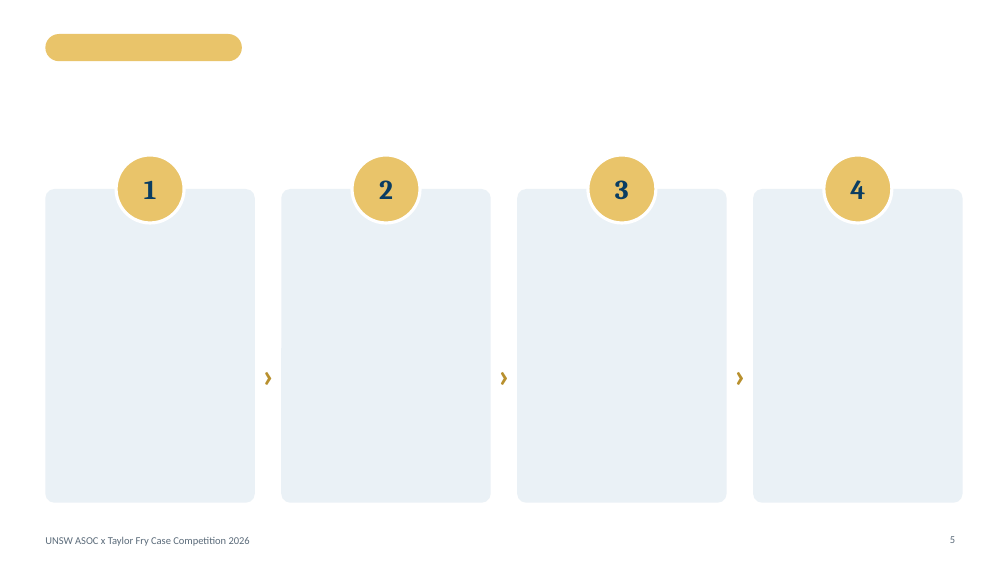
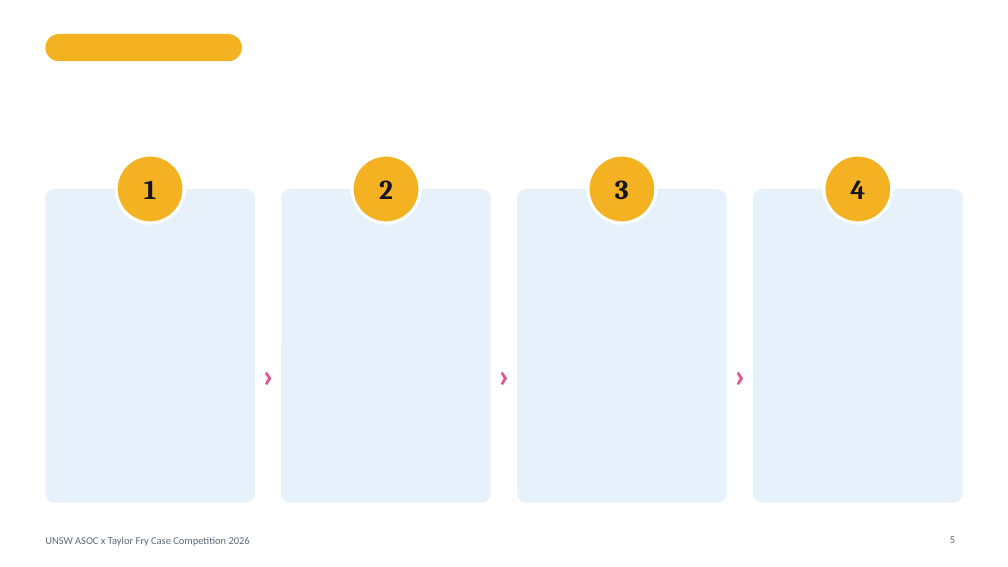
Before and after one commit to Hanlong-Hu/unsw-asoc-taylor-fry-2026, a slide deck: slide 5 of presentation/deck_design.pptx. Drawn at 1008x567 pixels with LibreOffice and Linux fonts; fonts in the diff are those of the drawing. Boxes give left, top, right and bottom in pixels: in the first picture for what was removed or moved away, otherwise in the second. Text is boxed around its words. In the diff, an @@ line names an element or a change of style, - is before the commit and + after.

```diff
--- a/presentation/deck_design.pptx
+++ b/presentation/deck_design.pptx
@@ text colour #0A3D62 to #16151F in 4 elements at <box>144,180,157,199</box>, <box>379,180,393,199</box>, <box>615,180,629,199</box>, <box>850,180,865,199</box> @@
@@ fill #E9C46A to #F4B223 in 5 elements at <box>45,34,242,61</box>, <box>116,155,185,223</box>, <box>352,155,420,223</box>, <box>588,155,656,223</box>, <box>824,155,892,223</box> @@
@@ fill #EAF1F6 to #E7F1FB in 4 elements at <box>45,189,255,503</box>, <box>281,189,491,503</box>, <box>517,189,727,503</box>, <box>753,189,963,503</box> @@
@@ text colour #B8902E to #E2558F in 3 elements at <box>253,352,283,397</box>, <box>489,352,519,397</box>, <box>725,352,755,397</box> @@
```
Also in this commit, not shown: 18 other slides changed, 5 slides added, 5 slides removed, 3 other files.
